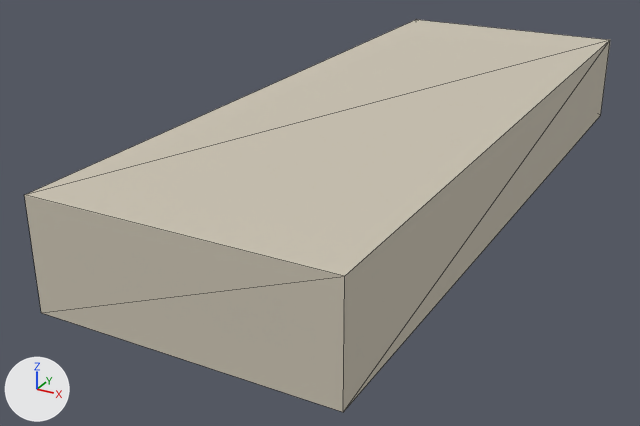
Two versions of the glTF model public/assets/models/rakes/nagi.glb, one commit apart.
The view is the same before and after, from a 50 mm lens placed at (21.0, -68.6, 21.1), pointed at (-3.1, -24.7, -0.9). Every picture has the same lights, and +X, +Y and +Z are marked at lower left. The picture after the commit comes second. Mesh edges are drawn as thin lines. Vertices at exactly the same position are counted once.

Names of what the first picture shows: 'Head'.
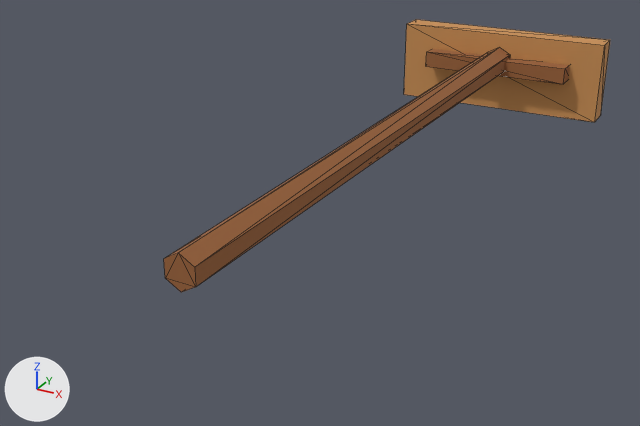
The change, as JSON lines over the scene's bpy script:
```json
{"op": "set", "path": "mat_rm_wood_light.base_color", "old": "(0.6, 0.55, 0.45)", "new": "(0.584, 0.275, 0.0887)", "note": "light grey #cbc4b3 -> orange #c98f54"}
{"op": "add", "block": "mat_rm_wood", "code": ["mat_rm_wood = principled_material('rm_wood')", "mat_rm_wood.base_color = (0.323, 0.122, 0.0395)  # brown #9a6238", "mat_rm_wood.roughness = 0.92"]}
{"block": "me_rake_nagi", "where": "# used by ob_head; location = (0.0, 0.0, 0.0)"}
{"op": "remove", "block": "me_rake_nagi", "code": "me_rake_nagi.from_pydata(...)  # 8 vertices, 12 faces; spans x -8.0..8.0, y -43.0..1.0, z 0.0..6.0"}
{"op": "add", "block": "me_rake_nagi", "code": "me_rake_nagi.from_pydata(...)  # 16 vertices, 24 faces; spans x -8.0..8.0, y -2.3..1.0, z 0.0..6.0"}
{"block": "me_rake_nagi", "change": "me_rake_nagi part 1: a new loose piece, a box spanning x -5.6..5.6, y -2.3..-0.5, z 3.0..4.2, in mat_rm_wood (brown #9a6238)"}
{"block": "me_rake_nagi", "change": "me_rake_nagi part 2"}
{"block": "me_rake_nagi", "change": "4 vertices are removed from x -8.0..8.0, y -43.0, z 0.0..6.0"}
{"block": "me_rake_nagi", "change": "12 faces are deleted"}
{"block": "me_rake_nagi", "change": "4 vertices are added at (-8.0, -1.0, 0.0), (-8.0, -1.0, 6.0), (8.0, -1.0, 0.0), (8.0, -1.0, 6.0)"}
{"block": "me_rake_nagi", "change": "12 new faces join them, mat_rm_wood_light (orange #c98f54)"}
{"op": "add", "block": "me_rake_nagi", "code": "me_rake_nagi.materials.append(mat_rm_wood)  # brown #9a6238"}
{"op": "add", "block": "me_rm_handle_mesh", "code": ["me_rm_handle_mesh = bpy.data.meshes.new('RM_Handle_mesh')", "me_rm_handle_mesh.from_pydata([(0.0, -1.0, 5.0), (0.0, -42.5, 4.8), (0.9, -1.0, 4.4), (0.8, -42.5, 4.4), (0.9, -1.0, 3.4), (0.8, -42.5, 3.4), (0.0, -1.0, 2.9), (0.0, -42.5, 3.0), (-0.9, -1.0, 3.4), (-0.8, -42.5, 3.4), (-0.9, -1.0, 4.4), (-0.8, -42.5, 4.4)], [], [(0, 1, 3), (0, 3, 2), (2, 3, 5), (2, 5, 4), (4, 5, 7), (4, 7, 6), (6, 7, 9), (6, 9, 8), (5, 3, 1), (1, 11, 9), (9, 7, 5), (1, 9, 5), (8, 9, 11), (8, 11, 10), (10, 11, 1), (10, 1, 0), (10, 0, 2), (2, 4, 6), (6, 8, 10), (2, 6, 10)])", "me_rm_handle_mesh.materials.append(mat_rm_wood)  # brown #9a6238"]}
{"op": "set", "path": "ob_handle", "old": "bpy.data.objects.new('Handle', None)", "new": "bpy.data.objects.new('Handle', me_rm_handle_mesh)"}
```

What differs and where, as boxes (x1, y1, x2, y2) in the pictures (640 x 426 px; the box of a moved part takes in the faces that stretch with it):
```json
{"object": "Head", "change": "recoloured, reshaped", "before": [24, 20, 610, 412], "after": [404, 20, 610, 122], "on screen": "65% narrower, 74% shorter"}
{"object": "Handle", "change": "now drawn", "after": [164, 47, 510, 292], "on screen": "brown"}
{"part": 1, "of": "me_rake_nagi", "change": "added", "after": [426, 49, 570, 84], "on screen": "brown"}
{"part": 2, "of": "me_rake_nagi", "change": "moved or reshaped", "before": [24, 20, 610, 412], "after": [404, 20, 610, 122]}
```
